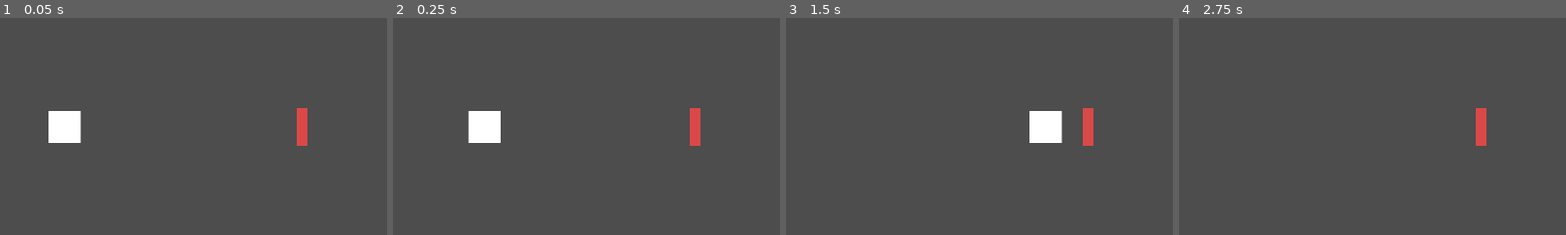
Above: before the commit, frames 1-4 (left to right).
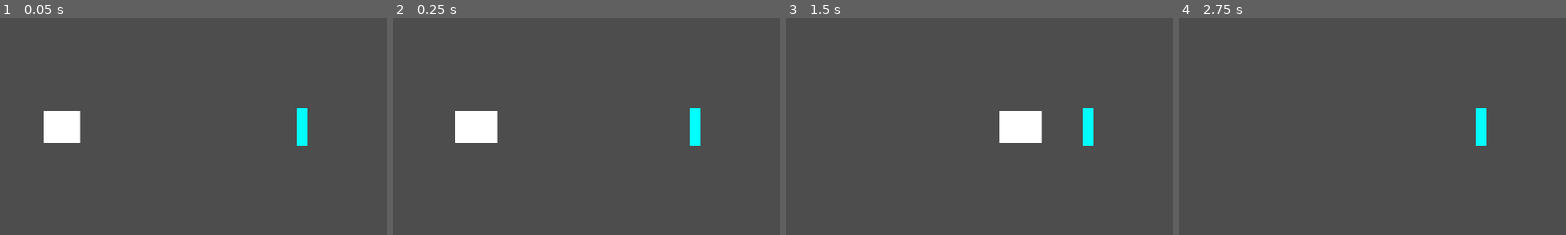
Above: after the commit, the same moments.

Repository: Javachup/godot-prototypes
Game: Godot game, scene res://Scenes/game.tscn
The game is run twice, just before and just after one commit, with the same random seed, the same clock (stepped at 60 frames per second) and the same inputs. Sound files missing from this copy of the repository are replaced by a short silence.
Inputs:
- Up to frame 1 (0.05 s): no input
- Up to frame 2 (0.25 s): no input
- Up to frame 3 (1.5 s): no input
- Up to frame 4 (2.75 s): no input
The pictures show only the part of the screen within x 25-75%, y 25-75%; the shares and areas given below are measured in that part.

The runs differ from the first frame. In frame 1, 0.7% of the frame differs, in the area x 11-80%, y 41-59%; in frame 2, 1.1%; in frame 3, 2.4%, in the area x 55-80%, y 41-59%; in frame 4, 0.5%.

Commit message:
Adds beat predictions

Diff:
--- a/RhythmPrototype/Scenes/conductor.tscn
+++ b/RhythmPrototype/Scenes/conductor.tscn
@@ -4,3 +4,10 @@
 
 [node name="Conductor" type="AudioStreamPlayer2D"]
 script = ExtResource("1_b0r5k")
+
+[node name="StartTimer" type="Timer" parent="."]
+unique_name_in_owner = true
+wait_time = 0.001
+one_shot = true
+
+[connection signal="timeout" from="StartTimer" to="." method="_on_start_timer_timeout"]
--- a/RhythmPrototype/Scenes/track.tscn
+++ b/RhythmPrototype/Scenes/track.tscn
@@ -2,7 +2,7 @@
 
 [ext_resource type="Script" path="res://Scripts/track.gd" id="1_pke6j"]
 [ext_resource type="PackedScene" uid="uid://2rgugsueee8e" path="res://Scenes/note.tscn" id="2_y6w3i"]
-[ext_resource type="Texture2D" uid="uid://dgdoctwurf1bq" path="res://Sprites/Square_Red.png" id="3_okf80"]
+[ext_resource type="Texture2D" uid="uid://bpshqdfrwx5cy" path="res://Sprites/Square.png" id="3_pjqk1"]
 
 [sub_resource type="Curve2D" id="Curve2D_io4um"]
 _data = {
@@ -21,5 +21,6 @@
 loop = false
 
 [node name="Sprite2D" type="Sprite2D" parent="Button"]
+modulate = Color(1, 0.407246, 0.338652, 1)
 scale = Vector2(1, 3.5)
-texture = ExtResource("3_okf80")
+texture = ExtResource("3_pjqk1")
--- a/RhythmPrototype/Scripts/conductor.gd
+++ b/RhythmPrototype/Scripts/conductor.gd
@@ -2,6 +2,8 @@
 
 class_name Conductor
 extends AudioStreamPlayer2D
+
+@onready var start_timer = %StartTimer
 
 var song:Song :
 	set(other):
@@ -21,8 +23,24 @@
 
 var _last_reported_beat := -1
 
+var _predicted_beat_list:Array = []
+
 func start_song(songToPlay:Song):
 	song = songToPlay
+
+	var earliest_prediction_time := 0.0
+	for predicted_beat in _predicted_beat_list:
+		if predicted_beat["time"] < earliest_prediction_time:
+			earliest_prediction_time = predicted_beat["time"]
+
+	var wait_time = -earliest_prediction_time - song.start_delay
+	if wait_time > 0:
+		start_timer.wait_time = wait_time
+		start_timer.start()
+	else:
+		playing = true
+
+func _on_start_timer_timeout():
 	playing = true
 
 func stop_song():
@@ -37,15 +55,33 @@
 func get_time_of_beat(beat:int) -> float:
 	return beat * seconds_per_beat
 
+# beat_callback is called when there is time_until_beat seconds until a beat
+# After beat_callback is called, a beat will happen exactly time_until_beat seconds later
+func add_predict_beat(beat_callback:Callable, time_until_beat:float) -> int:
+	if playing:
+		printerr("Trying to add prediction while playing!")
+		return -1
+	_predicted_beat_list.append({"time": -time_until_beat, "callback": beat_callback})
+	return _predicted_beat_list.size() - 1
+
+func remove_predict_beat(index:int):
+	_predicted_beat_list.remove_at(index)
+
 func _physics_process(_delta):
 	if !playing:
-		return
+		if start_timer.is_stopped():
+			return
+		else:
+			song_time = start_timer.time_left - (start_timer.wait_time + song.start_delay)
 
+	# Update song time and beats based on the audio being played
 	song_time = get_playback_position() + AudioServer.get_time_since_last_mix() - song.start_delay
 	song_time -= AudioServer.get_output_latency()
 	song_beat_total = int(floor(song_time / seconds_per_beat))
 	song_beat_measure = song_beat_total % song.beats_per_measure
 
+	# Call/Emit based on the time
+	_predict_beat()
 	_report_beat()
 
 func _report_beat():
@@ -53,3 +89,10 @@
 		on_beat.emit(song_beat_total)
 		on_measure.emit(song_beat_measure)
 		_last_reported_beat = song_beat_total
+
+#
+func _predict_beat():
+	for predicted_beat in _predicted_beat_list:
+		if predicted_beat["time"] < song_time:
+			predicted_beat["callback"].call()
+			predicted_beat["time"] += seconds_per_beat
--- a/RhythmPrototype/Scripts/game_manager.gd
+++ b/RhythmPrototype/Scripts/game_manager.gd
@@ -6,7 +6,8 @@
 @export var song:Song
 
 func _ready():
+	conductor.add_predict_beat(track.spawn_note, 2)
 	conductor.start_song(song)
 
 func _on_conductor_on_beat(_position):
-	track.spawn_note()
+	(track.get_child(0).get_child(0) as Sprite2D).modulate = Color.AQUA
--- a/RhythmPrototype/Scripts/track.gd
+++ b/RhythmPrototype/Scripts/track.gd
@@ -14,5 +14,6 @@
 func spawn_note():
 	var temp = note.instantiate() as Note
 	temp.path_length = curve.get_baked_length() * buttonPosition
+	temp.time_to_end = 2
 	notes.append(temp)
 	add_child(temp)
Binary file removed: RhythmPrototype/Sprites/Square_Red.png
Not shown, removed: RhythmPrototype/Sprites/Square_Red.png.import
